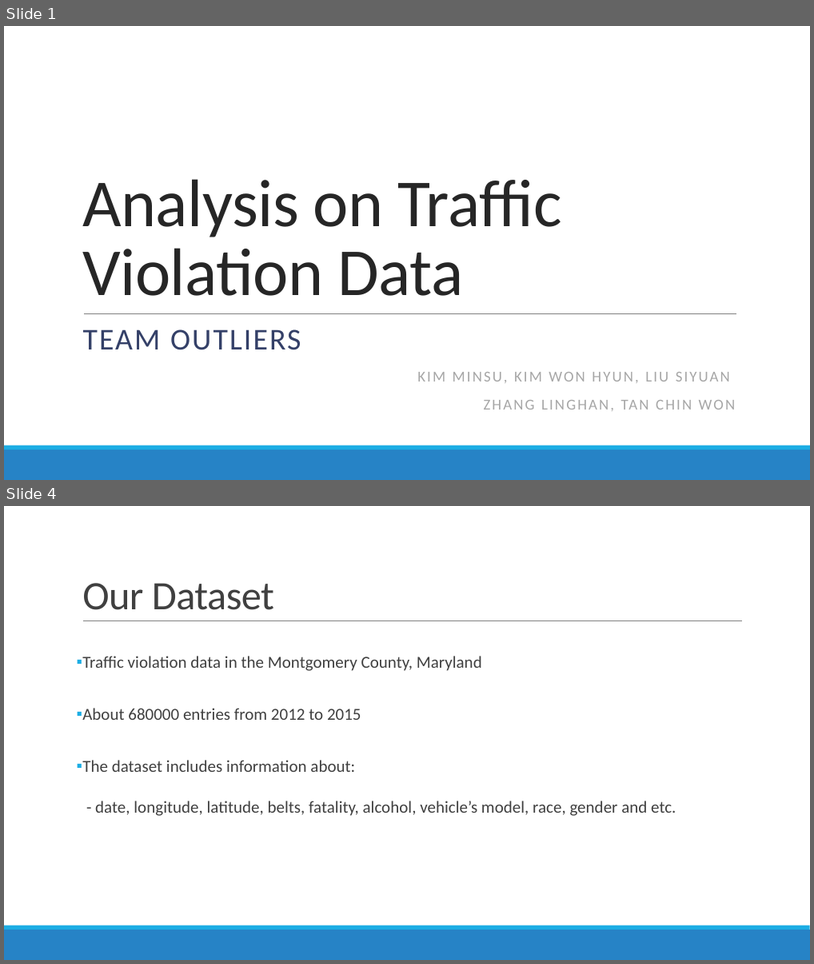
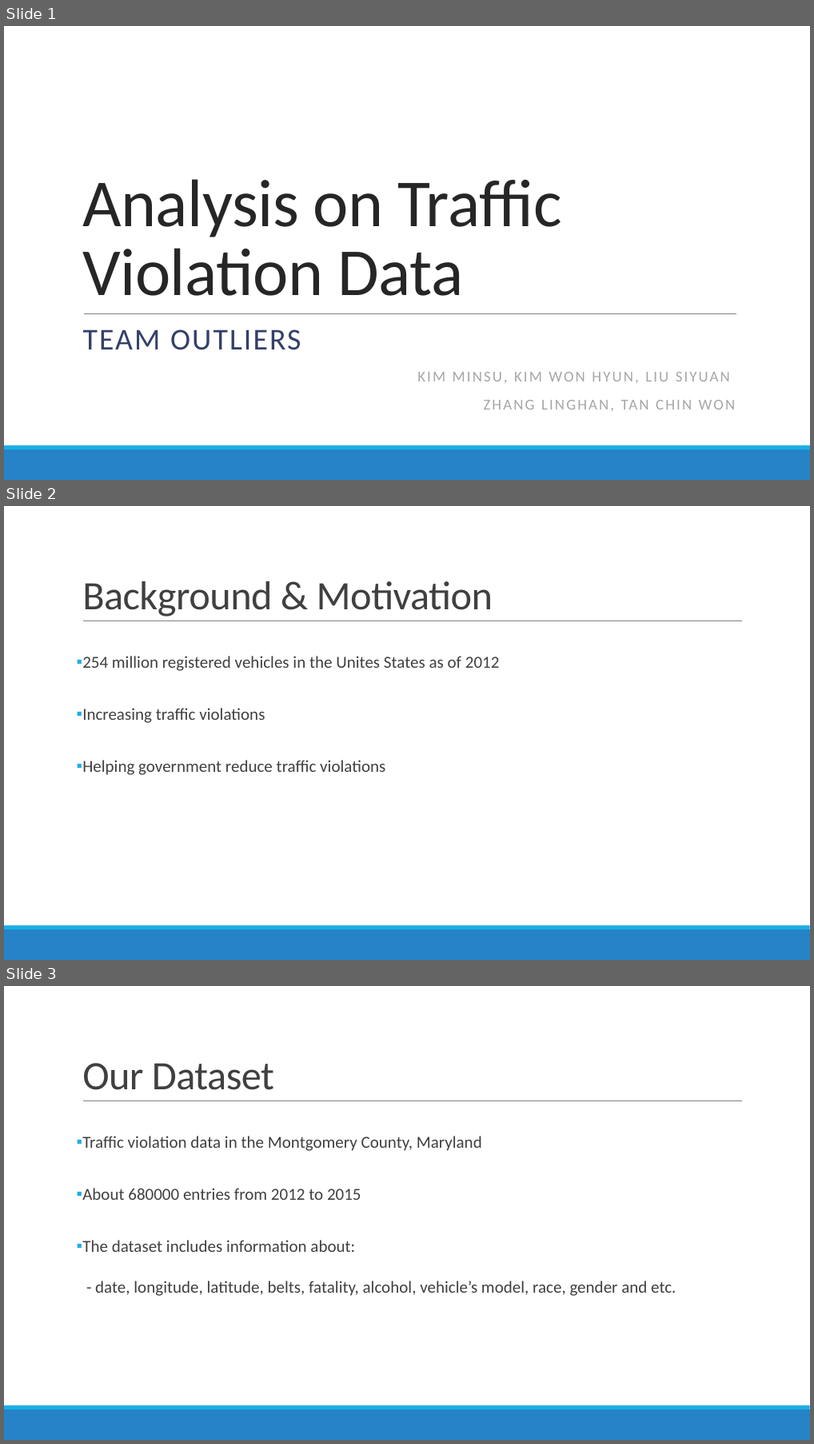
Before and after one commit to koallen/Outliers, a slide deck: Final Presentation/finalPresentation.pptx. Shown one above the other, each under a label of ours: slides 1 and 4 before the commit, slides 1, 2 and 3 after it; the slides between them are not shown. The pictures are 814x964 and 814x1444 pixels, drawn with LibreOffice and Linux fonts; fonts in the diff are those of the drawing. Boxes give left, top, right and bottom in pixels: in the first picture for what was removed or moved away, otherwise in the second. Text is boxed around its words. In the diff, an @@ line names an element or a change of style, - is before the commit and + after.

```diff
--- a/Final Presentation/finalPresentation.pptx
+++ b/Final Presentation/finalPresentation.pptx
@@ slide 2 added at <box>4,506,810,960</box>, background #FFFFFF; not listed: 3 template elements that a slide beside it also shows @@
@@ title added at <box>82,581,493,616</box>, 48 pt, text #404040 @@
+Background & Motivation
@@ text added at <box>82,656,500,775</box>, 20 pt, text #404040 @@
+▪ 254 million registered vehicles in the Unites States as of 2012
+▪ Increasing traffic violations
+▪ Helping government reduce traffic violations
@@ what was slide 4 is now slide 3 @@
```
Also in this commit, not shown: 5 slides changed, 3 other slides added, 2 slides removed.
